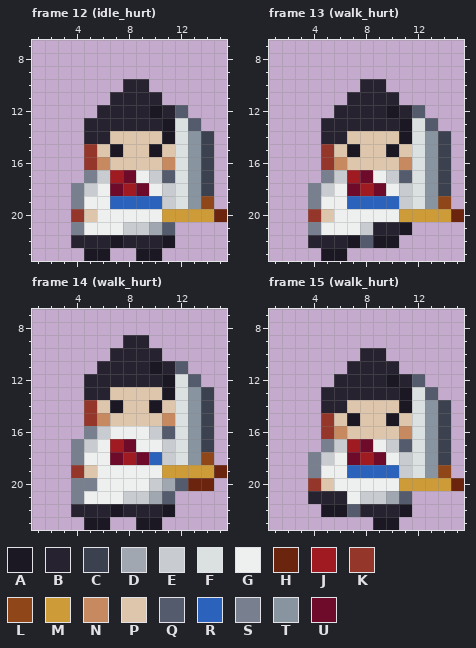
A pixel-art file gets an edit: art/bodies/orthodox.aseprite. Above is the file before it was changed.
16x24 pixels, 42 frames. Colours within 5 levels of each other are drawn and written as one. Shown: frame 12 (idle_hurt): x 1..15, y 7..23; frame 13 (walk_hurt): x 1..15, y 7..23; frame 14 (walk_hurt): x 1..15, y 7..23; frame 15 (walk_hurt): x 1..15, y 7..23. The commit also changed other frames, which this record leaves out.
Palette (. is transparent): A #1b1823  B #26222f  C #3c414f  D #a0a7b0  E #c8ccd0  F #dbe0e1  G #eef0f0  H #6b250f  J #a01b21  K #94372a  L #8f4619  M #cd9b38  N #c7895f  P #ddc6ac  Q #545b6d  R #2b62bc  S #788090  T #8994a1  U #6e0b2b
After:
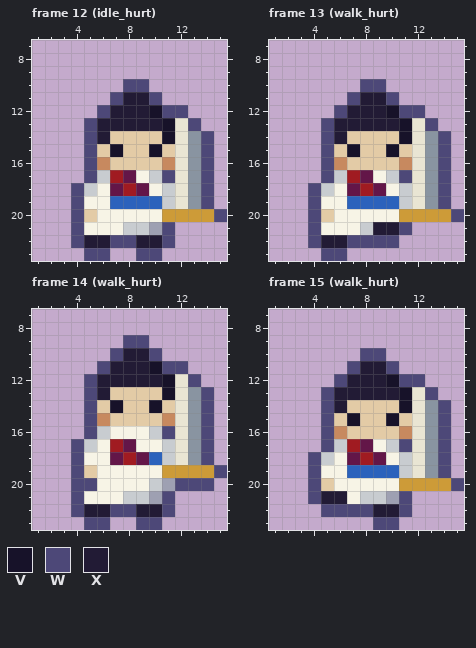
Colours new in this view: V #171229  W #4d4878  X #221b35
The exact change:
colour D: #a0a7b0 -> #9ea0b2
colour F: #dbe0e1 -> #e9e5d3
colour G: #eef0f0 -> #f7f4e6
colour P: #ddc6ac -> #e3cba6
colour U: #6e0b2b -> #631648
Changed rows in their new state; - is a pixel that keeps its letter.
Frame 12 (idle_hurt):
first column x 4:
10 ----WW------
11 ---WXXW-----
12 --WXXXVWW---
13 -WXXXXXV-W--
14 -WX----V--W-
15 -W-V--V---W-
16 -W--------W-
17 -W-----W--W-
18 W---------W-
19 W---------W-
20 W----------W
21 W------W----
22 WXXWWXXW----
23 -WW--WW-----
Frame 13 (walk_hurt):
first column x 4:
10 ----WW------
11 ---WXXW-----
12 --WXXXVWW---
13 -WXXXXXV-W--
14 -WX----V--W-
15 -W-V--V---W-
16 -W--------W-
17 -W-----W--W-
18 W---------W-
19 W---------W-
20 W----------W
21 W----XXW----
22 WXXWWWW-----
23 -WW---------
Frame 14 (walk_hurt):
first column x 4:
 9 ----WW------
10 ---WXXW-----
11 --WXXXVWW---
12 -WXXXXXV-W--
13 -WX----V--W-
14 -W-V--V---W-
15 -W--------W-
16 -W-----W--W-
17 W---------W-
18 W---------W-
19 W----------W
20 WW------WWW-
21 W------W----
22 WXXWWXXW----
23 -WW--WW-----
Frame 15 (walk_hurt):
first column x 4:
10 ----WW------
11 ---WXXW-----
12 --WXXXVWW---
13 -WXXXXXV-W--
14 -WX----V--W-
15 -W-V--V---W-
16 -W--------W-
17 -W-----W--W-
18 W---------W-
19 W---------W-
20 W----------W
21 WXX----W----
22 -WWWWXXW----
23 -----WW-----
